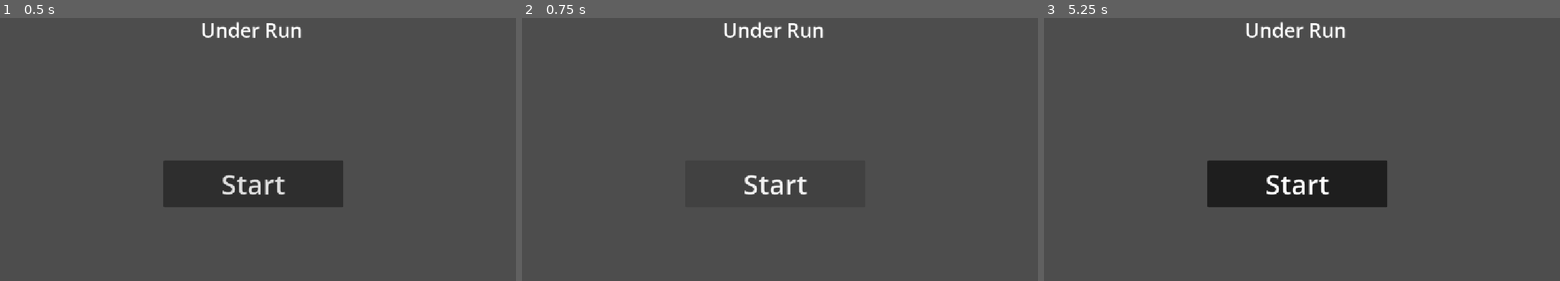
Above: before the commit, frames 1-3 (left to right).
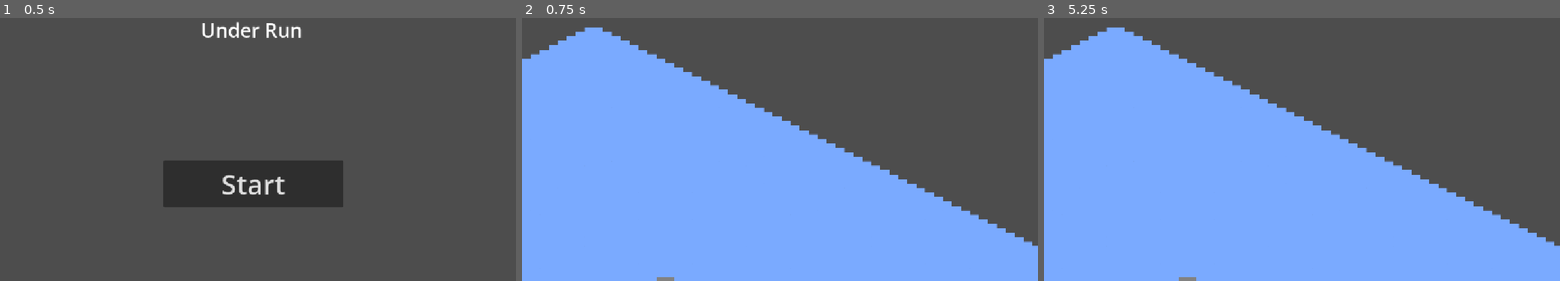
Above: after the commit, the same moments.

Repository: lukaj274/UnderRun
Game: Godot game, scene res://Scenes/start.tscn
Same seed, same stepped clock (60 frames per second), same inputs: the game is played once before the commit and once after it. The project has no main scene, so this scene is started directly.
Inputs (mouse positions are in pixels of both pictures, inside the frame that each line leads up to):
- Up to frame 1 (0.5 s): no input
- Up to frame 2 (0.75 s): click "Start" at 0.5 s
- Up to frame 3 (5.25 s): click (1296, 183) at 1.25 s, where only the run before the commit has a clickable "Start"; click (1296, 183) at 2 s, where only the run before the commit has a clickable "Start"; tap Enter at 2.75, 4.25 s; move the mouse to (1415, 120) at 2.77 s; click (1415, 120) at 2.92 s; tap Space at 3.5, 5 s; move the mouse to (1198, 149) at 3.52 s; click (1198, 149) at 3.67 s; move the mouse to (1353, 73) at 4.27 s; click (1353, 73) at 4.42 s; move the mouse to (1276, 194) at 5.02 s; click (1276, 194) at 5.17 s

Frame 1 is identical in both runs. In frame 2, 61% of the frame differs, in the area x 0-100%, y 1-100%; in frame 3, 61%.

Commit message:
added ui

Diff:
--- a/Scenes/start.tscn
+++ b/Scenes/start.tscn
@@ -1,4 +1,7 @@
 [gd_scene format=3 uid="uid://bgqvnm5im1yw5"]
+
+[ext_resource type="Script" uid="uid://b178yd15phmws" path="res://Scripts/button.gd" id="1_r48yj"]
+[ext_resource type="PackedScene" uid="uid://dlryguhknxw5i" path="res://Scenes/enter.tscn" id="2_5ogh5"]
 
 [node name="Start" type="Control" unique_id=328402103]
 layout_mode = 3
@@ -35,3 +38,7 @@
 offset_bottom = 105.216
 theme_override_font_sizes/font_size = 61
 text = "Start"
+script = ExtResource("1_r48yj")
+new_scene = ExtResource("2_5ogh5")
+
+[connection signal="pressed" from="Button" to="Button" method="_on_pressed"]
--- /dev/null
+++ b/Scripts/button.gd
@@ -0,0 +1,15 @@
+extends Button
+
+@export var new_scene: PackedScene
+
+# Called when the node enters the scene tree for the first time.
+func _ready() -> void:
+	pass # Replace with function body.
+
+
+# Called every frame. 'delta' is the elapsed time since the previous frame.
+func _process(delta: float) -> void:
+	pass
+
+func _on_pressed() -> void:
+	get_tree().change_scene_to_packed(new_scene)
Not shown, added: Scripts/button.gd.uid
